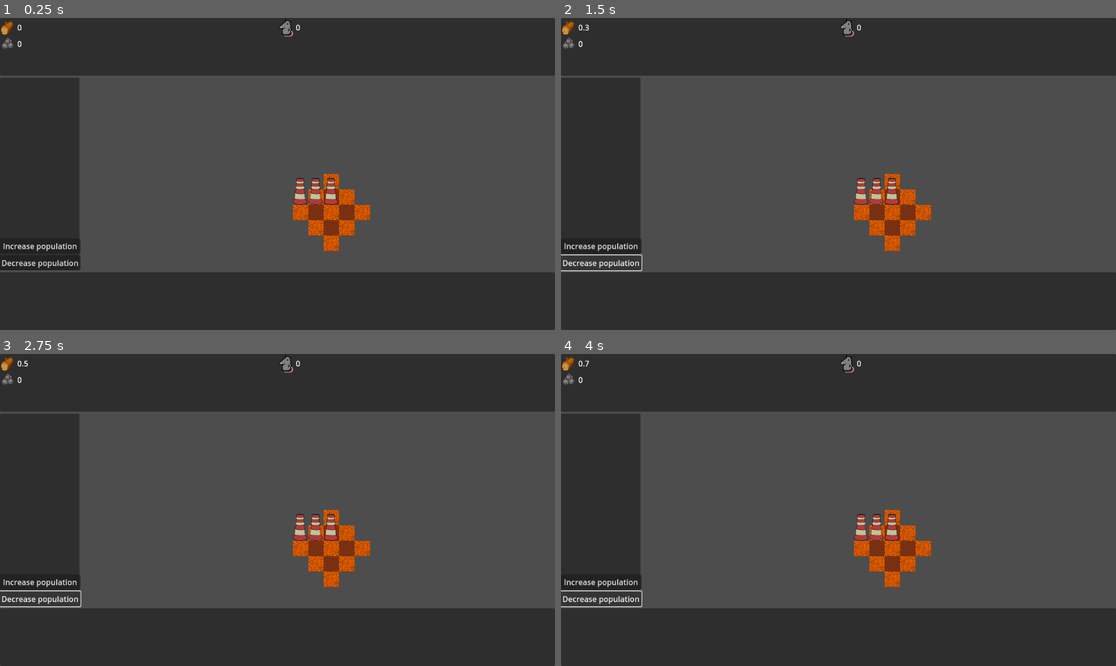
Above: before the commit, frames 1-4 (two rows, left to right).
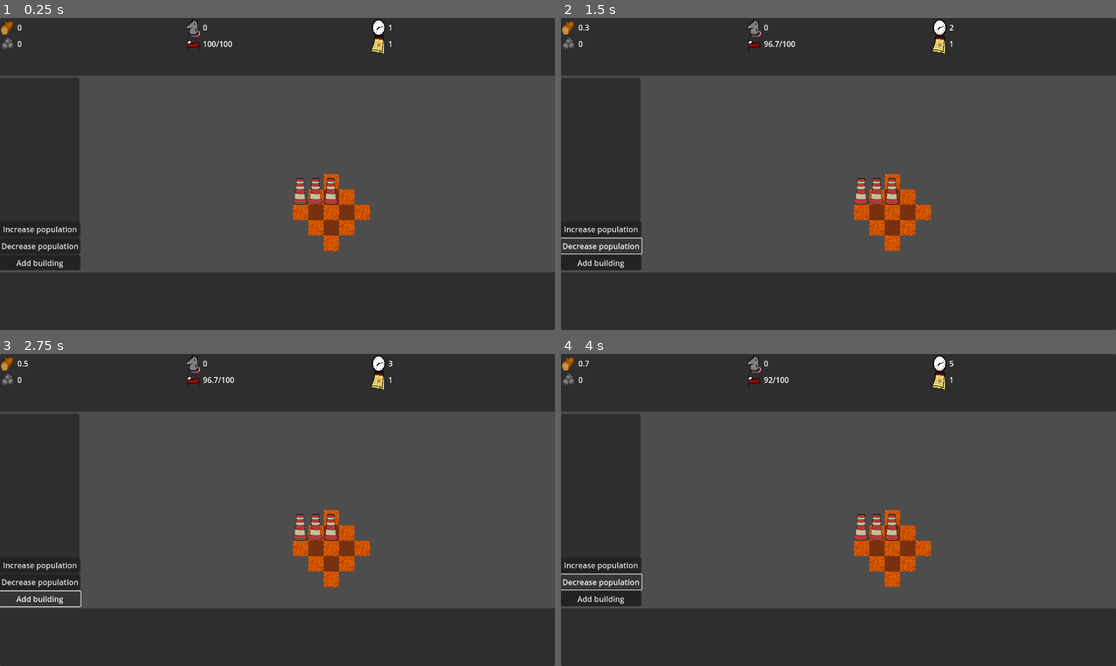
Above: after the commit, the same moments.

Repository: Roling551/td
Game: Godot game, scene res://scenes/node_2d.tscn
Same seed, same stepped clock (60 frames per second), same inputs: the game is played once before the commit and once after it.
Inputs (mouse positions are in pixels of both pictures, inside the frame that each line leads up to):
- Up to frame 1 (0.25 s): no input
- Up to frame 2 (1.5 s): click "Increase population" at 0.5 s; click "Decrease population" at 1.25 s
- Up to frame 3 (2.75 s): click (38, 597) at 2 s, where only the run after the commit has a clickable "Add building"
- Up to frame 4 (4 s): click "Increase population" at 2.75 s; click "Decrease population" at 3.5 s

The runs differ from the first frame. In frame 1, 1.0% of the frame differs, in the area x 0-71%, y 0-81%; in frame 2, 1.2%, in the area x 0-71%, y 0-82%; in frame 3, 1.0%; in frame 4, 1.2%.

Commit message:
Add rest

Diff:
--- /dev/null
+++ b/TimeContainer.gd
@@ -0,0 +1,42 @@
+extends VFlowContainer
+
+@onready var resource_item_prototype = preload("res://scenes/resource_item.tscn")
+@onready var time_sprite = preload("res://sprites/resource_sprites/time.png")
+@onready var date_sprite = preload("res://sprites/resource_sprites/date.png")
+
+var time_item
+var date_item
+
+var frame = 0
+var time = 1
+var day = 1
+
+func _ready():
+	time_item = resource_item_prototype.instantiate()
+	add_child(time_item)
+	time_item.set_icon(time_sprite)
+
+	date_item = resource_item_prototype.instantiate()
+	add_child(date_item)
+	date_item.set_icon(date_sprite)
+	update()
+
+func update():
+	time_item.set_text(str(time))
+	date_item.set_text(str(day))
+
+func proceed_hour():
+	if time % 24 == 0:
+		day += 1
+		time = 1
+	else:
+		time += 1
+	update()
+
+func proceed_frame():
+	frame += 1
+	if frame % GlobalConst.frame_per_hour == 0:
+		proceed_hour()
+		return true
+	else:
+		return false
--- a/scenes/node_2d.tscn
+++ b/scenes/node_2d.tscn
@@ -1,9 +1,10 @@
-[gd_scene load_steps=8 format=3 uid="uid://d186rrr47lyfw"]
+[gd_scene load_steps=9 format=3 uid="uid://d186rrr47lyfw"]
 
 [ext_resource type="Script" path="res://scripts/MainScript.gd" id="1_qaqhi"]
 [ext_resource type="Texture2D" uid="uid://dsou7ljdrjpfg" path="res://sprites/ground.png" id="2_hwf8a"]
 [ext_resource type="Script" path="res://scripts/ResourcesContainer.gd" id="3_84qfj"]
 [ext_resource type="Script" path="res://scripts/PopulationContainer.gd" id="4_1cowe"]
+[ext_resource type="Script" path="res://TimeContainer.gd" id="5_4l5ov"]
 [ext_resource type="Script" path="res://scripts/DevActions.gd" id="5_x1imp"]
 
 [sub_resource type="TileSetAtlasSource" id="TileSetAtlasSource_5avdr"]
@@ -19,10 +20,11 @@
 custom_data_layer_0/type = 1
 sources/0 = SubResource("TileSetAtlasSource_5avdr")
 
-[node name="Main" type="Node2D" node_paths=PackedStringArray("resources_container", "population_container", "active_panel")]
+[node name="Main" type="Node2D" node_paths=PackedStringArray("resources_container", "population_container", "time_container", "active_panel")]
 script = ExtResource("1_qaqhi")
 resources_container = NodePath("CanvasLayer/VBoxContainer/UpperPanel/Panel/HBoxContainer/ResourcesContainer")
 population_container = NodePath("CanvasLayer/VBoxContainer/UpperPanel/Panel/HBoxContainer/PopulationContainer")
+time_container = NodePath("CanvasLayer/VBoxContainer/UpperPanel/Panel/HBoxContainer/TimeContainer")
 active_panel = NodePath("CanvasLayer/VBoxContainer/BottomPanel/Panel")
 
 [node name="TileMap" type="TileMap" parent="."]
@@ -72,6 +74,11 @@
 size_flags_horizontal = 3
 script = ExtResource("4_1cowe")
 
+[node name="TimeContainer" type="VFlowContainer" parent="CanvasLayer/VBoxContainer/UpperPanel/Panel/HBoxContainer"]
+layout_mode = 2
+size_flags_horizontal = 3
+script = ExtResource("5_4l5ov")
+
 [node name="MiddlePart" type="Control" parent="CanvasLayer/VBoxContainer"]
 layout_mode = 2
 size_flags_horizontal = 0
--- a/scripts/BuildingsFactory.gd
+++ b/scripts/BuildingsFactory.gd
@@ -11,7 +11,7 @@
 			],
 			"components": {
 				"resources" : func(): return ResourcesComponent.new(main_script.resources_container),
-				"population": func(): return PopulationComponent.new(),
+				"population": func(): return PopulationComponent.new(main_script.population_container),
 			}
 		}
 	]
--- /dev/null
+++ b/scripts/City.gd
@@ -0,0 +1,16 @@
+extends Node
+class_name City
+
+var population_container
+
+var label
+var assigned_population = 0
+
+func _init(_population_container):
+	population_container = _population_container
+
+func assign_population(population):
+	assigned_population = population
+
+func action():
+	population_container.change_rest(0.1, assigned_population)
--- a/scripts/DevActions.gd
+++ b/scripts/DevActions.gd
@@ -6,11 +6,14 @@
 var actions = {
 	"Increase population": func(): change_population(10),
 	"Decrease population": func(): change_population(-10),
+	"Add building": func(): main.main_ui.set_action(add_building_action)
 }
 
 func change_population(change):
 	main.population_container.change_population(change)
-	main.population_container.assign_population(main.buildings_list.buildings)
+
+func add_building_action(tile_map, tile_position):
+	main.buildings_list.create_building(main.buildings_patterns[0], tile_map, tile_position)
 
 func _ready():
 	for action_name in actions:
--- /dev/null
+++ b/scripts/GlobalConst.gd
@@ -0,0 +1,4 @@
+extends Node
+class_name GlobalConst
+
+const frame_per_hour = 60
--- a/scripts/MainScript.gd
+++ b/scripts/MainScript.gd
@@ -5,10 +5,12 @@
 @onready var tile_map_actions = TileMapActions.new(camera)
 @export var resources_container : Node
 @export var population_container : Node
+@export var time_container : Node
 @export var active_panel : Node
 @onready var buildings_patterns = BuildingsFactory.new().get_buildings_patterns(self)
 @onready var buildings_list = BuildingsList.new()
 @onready var main_ui = MainUI.new(self)
+@onready var city = City.new(population_container)
 
 func add_building(tile_map, tile_position):
 	buildings_list.create_building(buildings_patterns[0], tile_map, tile_position)
@@ -20,7 +22,10 @@
 	add_building(tile_map, Vector2i(3,1))
 
 func _physics_process(delta):
+	if time_container.proceed_frame():
+		population_container.assign_population(buildings_list.buildings, city)
 	buildings_list.building_actions()
+	city.action()
 	resources_container.update()
 	population_container.update()
 	main_ui.update_ui()
--- a/scripts/MainUI.gd
+++ b/scripts/MainUI.gd
@@ -1,20 +1,29 @@
 extends Node
 class_name MainUI
 
-var main_script
+var main
 var active_ui
 
 func _init(main_script_):
-	main_script = main_script_
-	main_script.tile_map_actions.set_click_function(default_action)
+	main = main_script_
+	set_action(default_action)
 
 func _unhandled_input(event):
-	if event is InputEventMouseButton && event.pressed && event.button_index == MOUSE_BUTTON_LEFT:
-		main_script.tile_map_actions.handle_click(main_script.tile_map, event)
+	if event is InputEventMouseButton && event.pressed:
+		if event.button_index == MOUSE_BUTTON_LEFT:
+			main.tile_map_actions.handle_click(main.tile_map, event)
+		if event.button_index == MOUSE_BUTTON_RIGHT:
+			set_action(default_action)
 
 var default_action = func(tile_map, tile_position):
-	var building = main_script.buildings_list.get_building_at(tile_map, tile_position)
+	var building = main.buildings_list.get_building_at(tile_map, tile_position)
 	change_ui(building)
+
+func set_action(action):
+	main.tile_map_actions.set_click_function(action)
+	if active_ui:
+		active_ui.deactivate_ui()
+		active_ui = null
 
 func change_ui(new_ui):
 	if active_ui==new_ui:
@@ -22,7 +31,7 @@
 	if active_ui:
 		active_ui.deactivate_ui()
 	if new_ui:
-		new_ui.activate_ui(main_script.active_panel)
+		new_ui.activate_ui(main.active_panel)
 	active_ui = new_ui
 
 func update_ui():
--- a/scripts/PopulationContainer.gd
+++ b/scripts/PopulationContainer.gd
@@ -1,30 +1,50 @@
 extends VFlowContainer
 
 @onready var resource_item_prototype = preload("res://scenes/resource_item.tscn")
-var population_sprite = preload("res://sprites/resource_sprites/rat.png")
+@onready var population_sprite = preload("res://sprites/resource_sprites/rat.png")
+@onready var bed_sprite = preload("res://sprites/resource_sprites/bed.png")
 var population_item
+var rest_item
 
 var population = 0
+var rest = 1
+
+const needs_display_multiplication = 100
 
 func _ready():
 	population_item = resource_item_prototype.instantiate()
 	add_child(population_item)
 	population_item.set_icon(population_sprite)
+	rest_item = resource_item_prototype.instantiate()
+	add_child(rest_item)
+	rest_item.set_icon(bed_sprite)
+	update()
 
 func update():
-	population_item.set_text(str(snapped(population,0.1)))
+	rest = clamp(rest, 0, 1)
+	population_item.set_text(str(population))
+	rest_item.set_text(str(snapped(rest * needs_display_multiplication, 0.1)) + "/100")
 
 func change_population(population_change):
 	population = max(0,population_change+population)
 
-func assign_population(buildings):
+func change_rest(change, affected_population):
+	if population > 0:
+		rest += change * (float(affected_population) / float(population)) / float(GlobalConst.frame_per_hour)
+
+func assign_population(buildings, city):
+	var resting_population = ceil(population * (1-rest))
+	var working_population = population - resting_population
+
 	var needed_workers = 0
 	var buildings_needing_workers = 0
 	for building in buildings:
 		if building.building_components.has("population"):
 			buildings_needing_workers += 1
 			needed_workers += building.building_components["population"].max_population
-	if population >= needed_workers:
+	var unemployed_population = 0
+	if working_population >= needed_workers:
+		unemployed_population = working_population - needed_workers
 		for building in buildings:
 			if building.building_components.has("population"):
 				var population_component = building.building_components["population"]
@@ -34,13 +54,14 @@
 		for building in buildings:
 			if building.building_components.has("population"):
 				var population_component = building.building_components["population"]
-				var population_to_assign = floor(population * population_component.max_population / needed_workers)
+				var population_to_assign = floor(working_population * population_component.max_population / needed_workers)
 				population_component.assigned_population = population_to_assign
 				assigned_population += population_to_assign
-		var n = population - assigned_population
+		var n = working_population - assigned_population
 		for building in buildings:
 			if building.building_components.has("population"):
 				if n == 0:
 					break
 				building.building_components["population"].assigned_population += 1
 				n -= 1
+	city.assign_population(resting_population + unemployed_population)
--- a/scripts/PopultionComponent.gd
+++ b/scripts/PopultionComponent.gd
@@ -1,16 +1,21 @@
 extends Node
 class_name PopulationComponent
+
+var population_container
 
 var container
 var label
 var max_population = 10
 var assigned_population = 0
 
+func _init(_population_container):
+	population_container = _population_container
+
 func has_ui():
 	return true
 
 func action():
-	pass
+	population_container.change_rest(-0.1, assigned_population)
 
 func activate_ui(container_):
 	container = container_
@@ -23,6 +28,7 @@
 
 func update_ui():
 	label.text = str(assigned_population,"/",max_population)
+
 func get_wanted_population():
 	return max_population
 
Binary file added: sprites/resource_sprites/bed.png
Not shown, added: sprites/resource_sprites/bed.png.import
Binary file added: sprites/resource_sprites/date.png
Not shown, added: sprites/resource_sprites/date.png.import
Binary file added: sprites/resource_sprites/time.png
Not shown, added: sprites/resource_sprites/time.png.import
